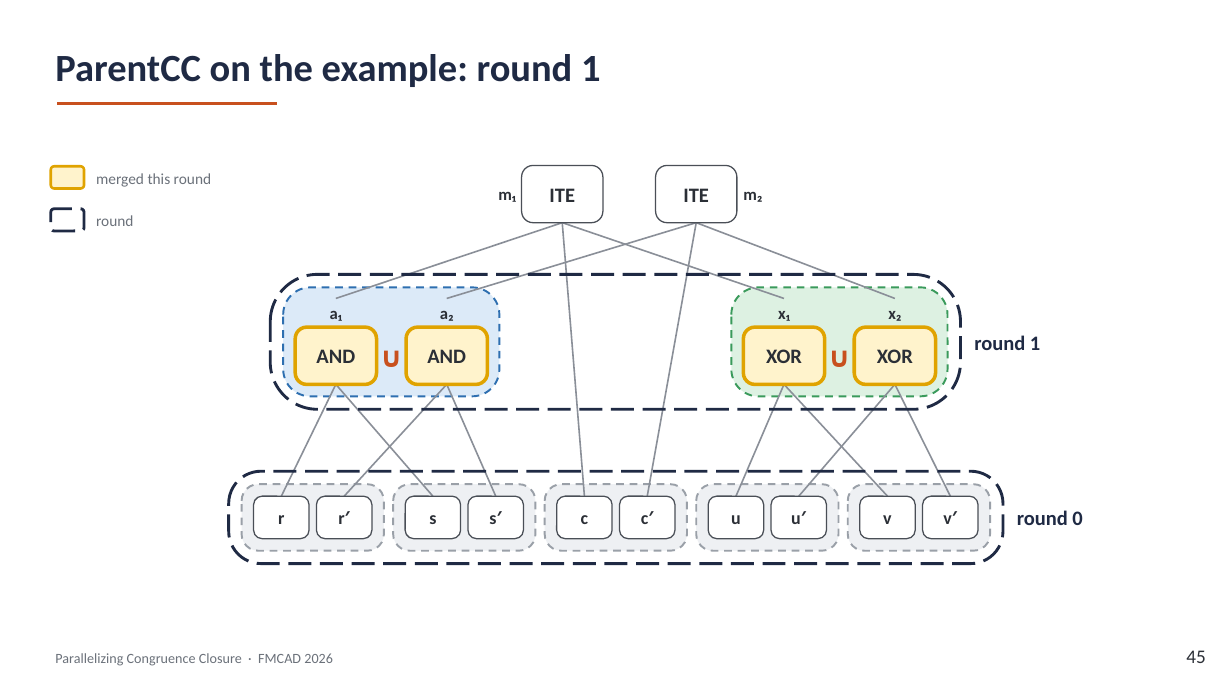
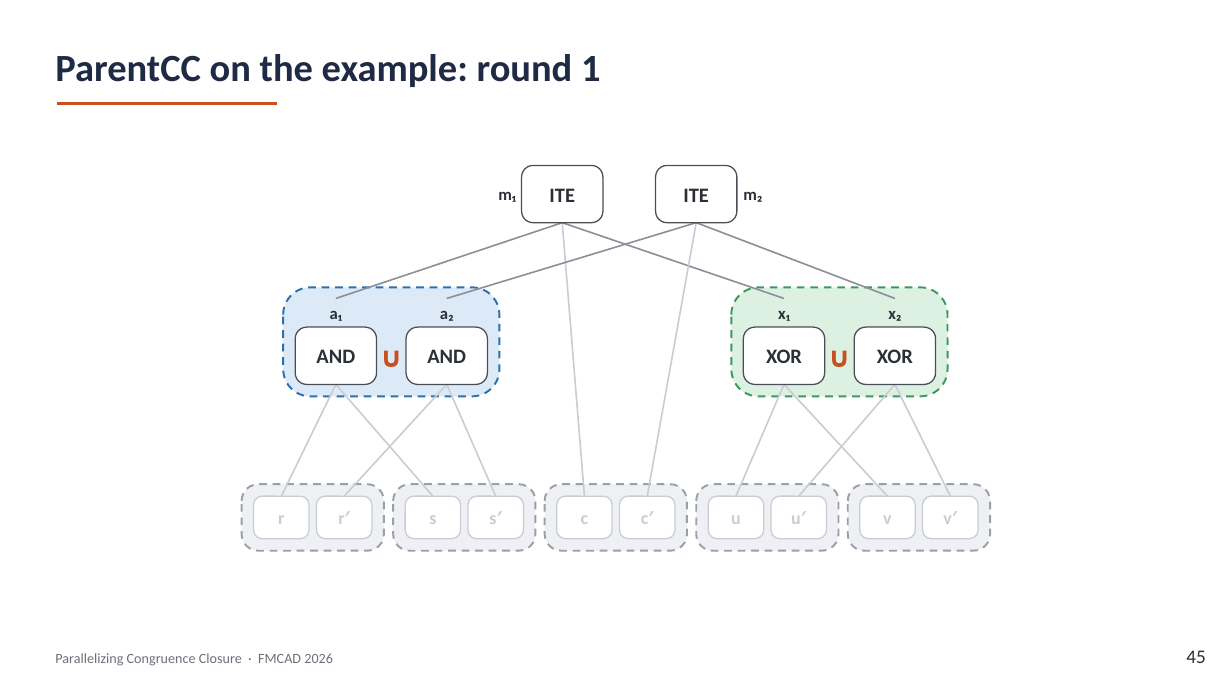
Before and after one commit to amarshah1/parallelcc-paper, a slide deck: slide 45 of slides/parallelcc-part1.pptx. Drawn at 1232x693 pixels with LibreOffice and Linux fonts; fonts in the diff are those of the drawing. Boxes give left, top, right and bottom in pixels: in the first picture for what was removed or moved away, otherwise in the second. Text is boxed around its words. In the diff, an @@ line names an element or a change of style, - is before the commit and + after.

```diff
--- a/slides/parallelcc-part1.pptx
+++ b/slides/parallelcc-part1.pptx
@@ rounded rectangle removed at [51, 166, 84, 189] @@
@@ text removed at [96, 173, 211, 187] @@
-merged this round
@@ rounded rectangle removed at [51, 209, 84, 231] @@
@@ text removed at [96, 215, 133, 226] @@
-round
@@ line (562, 223) - (584, 496): stroke #8A8F98 1.25 pt to #C9CDD3 1.25 pt @@
@@ line (697, 223) - (647, 496): stroke #8A8F98 1.25 pt to #C9CDD3 1.25 pt @@
@@ rounded rectangle removed at [270, 274, 960, 409] @@
@@ fill #FFF3CC to #FFFFFF; outline #E0A300 2.75 pt to #4A4F57 1 pt in 4 elements at [295, 327, 376, 384], [406, 327, 487, 384], [743, 327, 824, 384], [854, 327, 935, 384] @@
@@ text removed at [974, 335, 1040, 350] @@
-round 1
@@ line (335, 384) - (281, 496): stroke #8A8F98 1.25 pt to #C9CDD3 1.25 pt @@
@@ line (335, 384) - (433, 496): stroke #8A8F98 1.25 pt to #C9CDD3 1.25 pt @@
@@ line (446, 384) - (344, 496): stroke #8A8F98 1.25 pt to #C9CDD3 1.25 pt @@
@@ line (446, 384) - (496, 496): stroke #8A8F98 1.25 pt to #C9CDD3 1.25 pt @@
@@ line (784, 384) - (736, 496): stroke #8A8F98 1.25 pt to #C9CDD3 1.25 pt @@
@@ line (784, 384) - (888, 496): stroke #8A8F98 1.25 pt to #C9CDD3 1.25 pt @@
@@ line (895, 384) - (799, 496): stroke #8A8F98 1.25 pt to #C9CDD3 1.25 pt @@
@@ line (895, 384) - (951, 496): stroke #8A8F98 1.25 pt to #C9CDD3 1.25 pt @@
@@ rounded rectangle removed at [228, 471, 1003, 564] @@
@@ text colour #2B2F36 to #C9CDD3; outline #4A4F57 1 pt to #C9CDD3 1 pt in 10 elements at [254, 496, 310, 539], [316, 496, 372, 539], [405, 496, 460, 539], [469, 496, 524, 539], [556, 496, 612, 539], [620, 496, 676, 539], [709, 496, 764, 539], [771, 496, 826, 539], [860, 496, 915, 539], [922, 496, 978, 539] @@
@@ text removed at [1017, 510, 1082, 525] @@
-round 0
```
Also in this commit, not shown: 7 other slides changed, 1 other file.
